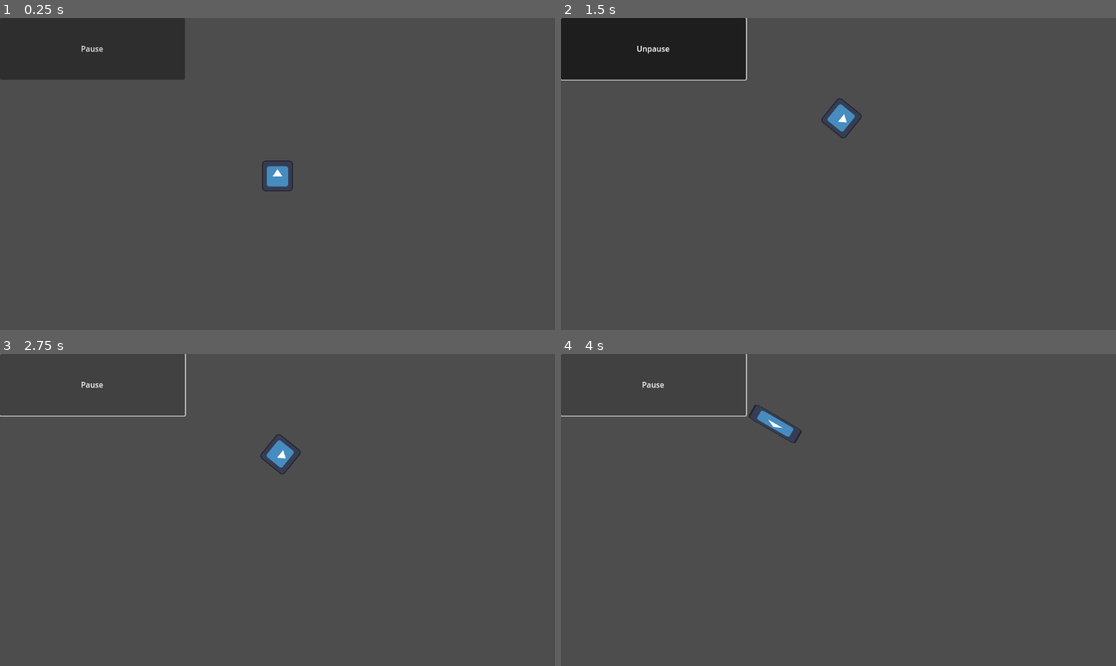
Above: before the commit, frames 1-4 (two rows, left to right).
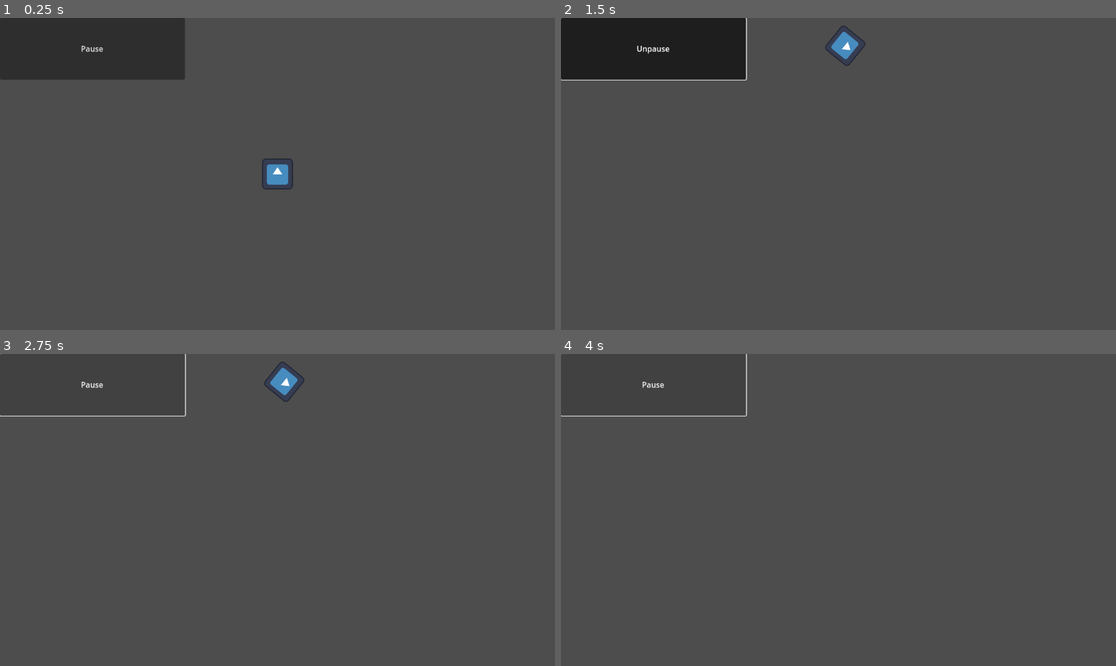
Above: after the commit, the same moments.

Repository: hotcat190/learning-godot
Game: Godot game, scene res://root.tscn
Same seed, same stepped clock (60 frames per second), same inputs: the game is played once before the commit and once after it. The engine's default icon, where the game draws it, is replaced by a stand-in: a white triangle on a blue panel in a dark square.
Inputs:
- Up to frame 1 (0.25 s): no input
- Up to frame 2 (1.5 s): tap Enter at 0.5 s; hold D (move_right) 0.53-1.25 s; hold Shift (dash) 0.53-1.25 s; click "Pause" at 1.25 s
- Up to frame 3 (2.75 s): click "Unpause" at 2 s
- Up to frame 4 (4 s): hold S (move_down) 2.78-3.53 s; tap Shift (dash) at 2.85 s; hold D (move_right) from 3.53 s (still down); hold Shift (dash) from 3.53 s (still down)

The runs differ from the first frame. In frame 1, 0.2% of the frame differs, in the area x 47-53%, y 44-56%; in frame 2, 0.7%, in the area x 46-55%, y 2-39%; in frame 3, 0.7%; in frame 4, 0.3%.

Commit message:
Revert "update collision"
This reverts commit 9bf554c7567dc3c24fc6768a65d226dc04e72e48.

Diff:
--- a/DashCooldownTimer.gd
+++ /dev/null
@@ -1,4 +0,0 @@
-extends Timer
-
-func _on_player_dash():
-	start(-1) # Replace with function body.
--- a/PlayField.gd
+++ /dev/null
@@ -1,7 +0,0 @@
-extends Node2D
-
-signal player_border_collision
-
-func _on_body_entered(body):
-	if body.name == "Player":
-		player_border_collision.emit()
--- a/Player.gd
+++ b/Player.gd
@@ -1,17 +1,13 @@
-extends CharacterBody2D
+extends Area2D
 
-const angular_speed:float = PI
+const angular_speed = PI
 
-@export var speed:float = 6
-var screen_size:Vector2 = Vector2.ZERO
-
-signal dash
+@export var speed = 400
 
 @onready
 var dash_cooldown:Timer = get_node("DashCooldownTimer")
 
 func _ready():
-	screen_size = get_viewport_rect().size
 	dash_cooldown.timeout.connect(_on_timer_timeout)
 
 func _on_timer_timeout():
@@ -21,7 +17,7 @@
 	set_process(not is_processing())
 
 func _process(delta):
-	var direction:int = 0
+	var direction = 0
 	if Input.is_action_pressed("move_left"):
 		direction = -1
 	if Input.is_action_pressed("move_right"):
@@ -29,22 +25,22 @@
 
 	rotation += angular_speed * direction * delta
 
-	var distance = Vector2.ZERO
+	var velocity = Vector2.ZERO
 	if Input.is_action_pressed("move_up"):
-		distance = Vector2.UP.rotated(rotation) * speed
+		velocity = Vector2.UP.rotated(rotation) * speed
 
 	if Input.is_action_pressed("move_down"):
-		distance = - Vector2.UP.rotated(rotation) * speed
+		velocity = - Vector2.UP.rotated(rotation) * speed
 
 	if Input.is_action_pressed("dash"):
 		if (dash_cooldown.is_stopped()):
-			distance = Vector2.UP.rotated(rotation) * speed * 20
+			$AnimationPlayer.play("new_animation")
+			velocity = Vector2.UP.rotated(rotation) * speed * 40
 			if Input.is_action_pressed("move_down"):
-				distance = - distance
-			dash.emit()
+				velocity = - velocity
+			dash_cooldown.start(-1)
 
-	move_and_collide(distance)
-	velocity = Vector2.ZERO
+	position += velocity * delta
 
 func _on_pause_button_toggled(toggled_on):
 	set_process(not is_processing())
--- a/PlayerDashAnimation.gd
+++ /dev/null
@@ -1,4 +0,0 @@
-extends AnimationPlayer
-
-func _on_player_dash():
-	play("new_animation")
--- a/root.tscn
+++ b/root.tscn
@@ -1,11 +1,8 @@
-[gd_scene load_steps=16 format=3 uid="uid://c25v2hje7dvyv"]
+[gd_scene load_steps=10 format=3 uid="uid://c25v2hje7dvyv"]
 
 [ext_resource type="Script" path="res://Root.gd" id="1_v381l"]
 [ext_resource type="Script" path="res://Player.gd" id="2_s7pj8"]
 [ext_resource type="Texture2D" uid="uid://bg7iy5wb4x5ci" path="res://icon.svg" id="3_tlh6n"]
-[ext_resource type="Script" path="res://DashCooldownTimer.gd" id="4_j016g"]
-[ext_resource type="Script" path="res://PlayField.gd" id="4_st2v5"]
-[ext_resource type="Script" path="res://PlayerDashAnimation.gd" id="4_wnknx"]
 
 [sub_resource type="RectangleShape2D" id="RectangleShape2D_6y2t0"]
 size = Vector2(126, 126)
@@ -48,19 +45,8 @@
 
 [sub_resource type="AnimationLibrary" id="AnimationLibrary_2cxhk"]
 
-[sub_resource type="SegmentShape2D" id="SegmentShape2D_v5f6j"]
-b = Vector2(1152, 0)
-
-[sub_resource type="SegmentShape2D" id="SegmentShape2D_nt0kf"]
-a = Vector2(1152, 0)
-b = Vector2(1152, 648)
-
-[sub_resource type="SegmentShape2D" id="SegmentShape2D_45q4y"]
-a = Vector2(1152, 648)
-b = Vector2(0, 648)
-
-[sub_resource type="SegmentShape2D" id="SegmentShape2D_vhaw5"]
-b = Vector2(0, 648)
+[sub_resource type="RectangleShape2D" id="RectangleShape2D_6cnto"]
+size = Vector2(1152, 648)
 
 [node name="Root" type="Node"]
 script = ExtResource("1_v381l")
@@ -71,9 +57,8 @@
 toggle_mode = true
 text = "Pause"
 
-[node name="Player" type="CharacterBody2D" parent="."]
-position = Vector2(576, 328)
-motion_mode = 1
+[node name="Player" type="Area2D" parent="."]
+position = Vector2(576, 324)
 script = ExtResource("2_s7pj8")
 
 [node name="PlayerSprite" type="Sprite2D" parent="Player"]
@@ -86,7 +71,6 @@
 
 [node name="DashCooldownTimer" type="Timer" parent="Player"]
 wait_time = 0.75
-script = ExtResource("4_j016g")
 
 [node name="AnimationPlayer" type="AnimationPlayer" parent="Player"]
 root_node = NodePath("../PlayerSprite")
@@ -94,26 +78,12 @@
 "": SubResource("AnimationLibrary_4cwrj"),
 "new_library": SubResource("AnimationLibrary_2cxhk")
 }
-script = ExtResource("4_wnknx")
 
-[node name="PlayField" type="Node2D" parent="."]
-script = ExtResource("4_st2v5")
+[node name="PlayField" type="StaticBody2D" parent="."]
 
-[node name="PlayField" type="StaticBody2D" parent="PlayField"]
-
-[node name="Top" type="CollisionShape2D" parent="PlayField/PlayField"]
-shape = SubResource("SegmentShape2D_v5f6j")
-
-[node name="Right" type="CollisionShape2D" parent="PlayField/PlayField"]
-shape = SubResource("SegmentShape2D_nt0kf")
-
-[node name="Bottom" type="CollisionShape2D" parent="PlayField/PlayField"]
-shape = SubResource("SegmentShape2D_45q4y")
-
-[node name="Left" type="CollisionShape2D" parent="PlayField/PlayField"]
-shape = SubResource("SegmentShape2D_vhaw5")
+[node name="PlayFieldCollisionShape" type="CollisionShape2D" parent="PlayField"]
+position = Vector2(576, 324)
+shape = SubResource("RectangleShape2D_6cnto")
 
 [connection signal="toggled" from="PauseButton" to="." method="_on_pause_button_toggled"]
 [connection signal="toggled" from="PauseButton" to="Player" method="_on_pause_button_toggled"]
-[connection signal="dash" from="Player" to="Player/DashCooldownTimer" method="_on_player_dash"]
-[connection signal="dash" from="Player" to="Player/AnimationPlayer" method="_on_player_dash"]
